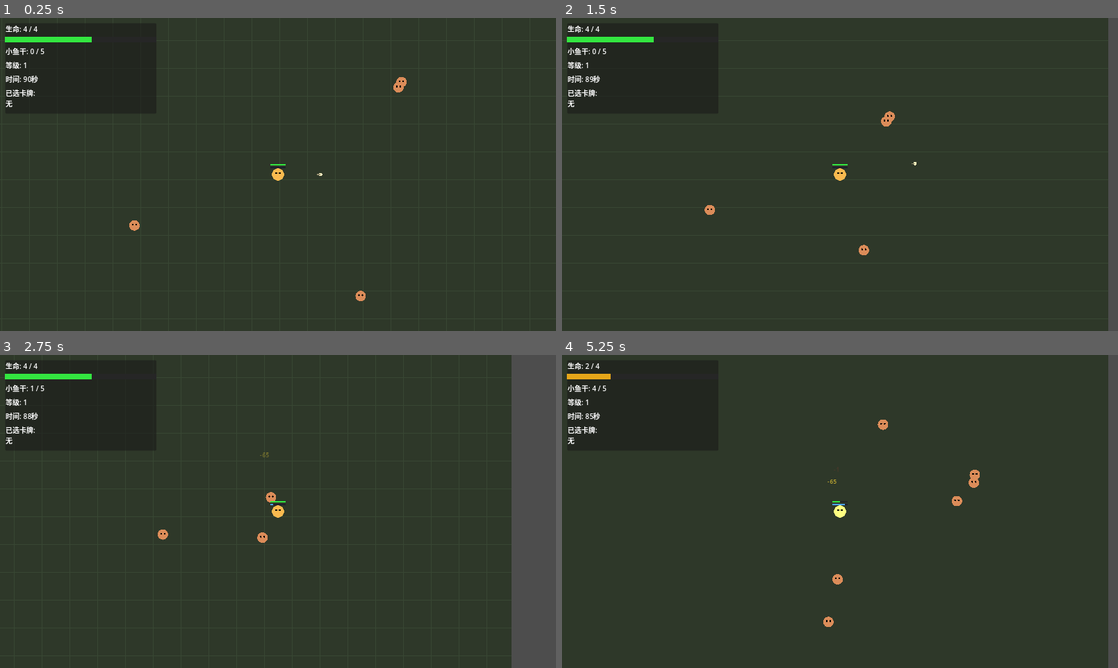
Above: before the commit, frames 1-4 (two rows, left to right).
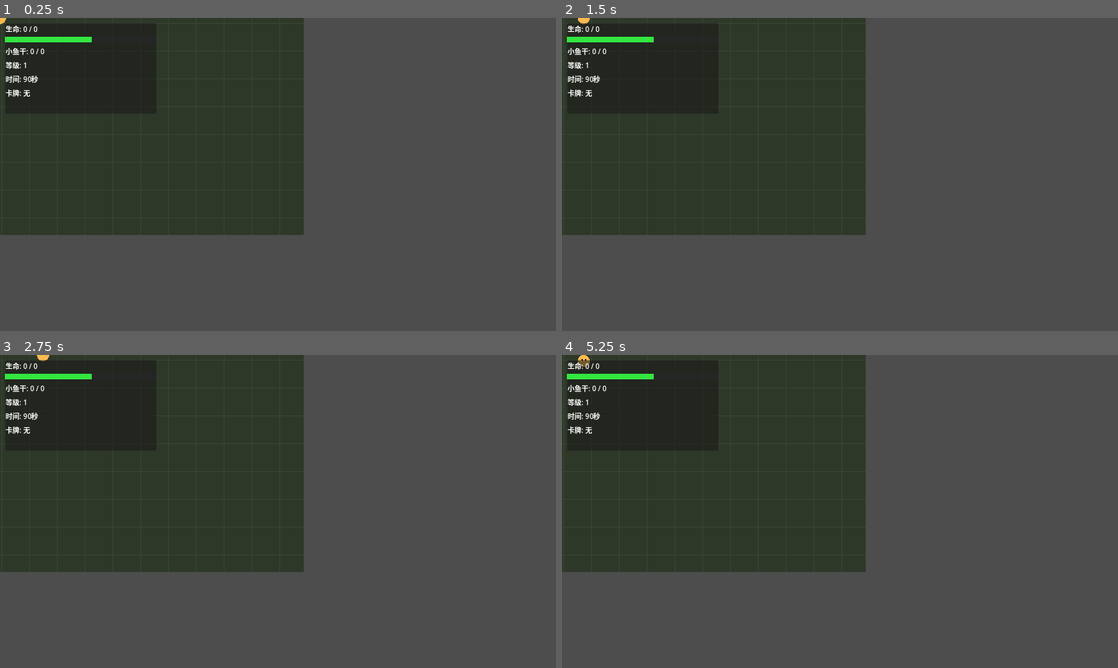
Above: after the commit, the same moments.

Repository: chriszcc1021/superMaomao
Game: Godot game, scene res://scenes/battle/BattleScene.tscn
Same seed, same stepped clock (60 frames per second), same inputs: the game is played once before the commit and once after it. This scene is started directly instead of the project's main scene.
Inputs (mouse positions are in pixels of both pictures, inside the frame that each line leads up to):
- Up to frame 1 (0.25 s): no input
- Up to frame 2 (1.5 s): tap Enter at 0.5 s; move the mouse to (962, 158) at 0.52 s; hold D 0.53-1.25 s; tap B at 0.6 s; click (962, 158) at 0.67 s; tap Space at 0.77 s; drag from (728, 190) to (840, 174) at 1.27 s
- Up to frame 3 (2.75 s): move the mouse to (333, 442) at 2.02 s; hold D from 2.03 s (still down); tap E at 2.1 s
- Up to frame 4 (5.25 s): release D at 2.75 s; drag from (812, 574) to (673, 464) at 2.77 s; move the mouse to (1006, 558) at 3.52 s; hold A 3.53-4.25 s; tap G at 3.6 s; tap Space at 3.77 s; drag from (673, 464) to (840, 511) at 4.27 s; move the mouse to (867, 511) at 5.02 s; hold S from 5.03 s (still down); tap I at 5.1 s; click (867, 511) at 5.17 s

The runs differ from the first frame. In frame 1, 62% of the frame differs, in the area x 0-100%, y 0-100%; in frame 2, 61%; in frame 3, 55%; in frame 4, 61%.
Error after the commit: Parse Error: Cannot infer the type of "dmg" variable because the value doesn't have a set type. (res://scenes/battle/BattleScene.gd:176)

Commit message:
fix: HP效果统一为%制，修复heal(value)传值bug
- immediate_hp_restore_pct/cost_pct: heal(max_hp * value) 而非 heal(value)
- immediate_hp_cost_pct: 用 take_damage() 不致死保底1HP
- regen_per_battle: value改为0.05(5%)，heal(max_hp*value)
- question_events: 自律buff desc/value更新为5%HP
- QuestionEventUI: 结果文字显示%格式

Diff:
--- a/data/question_events.gd
+++ b/data/question_events.gd
@@ -306,9 +306,9 @@
 				},
 				{
 					"label": "🚪 义正言辞离开",
-					"desc": "获得 buff「自律」：每场战斗开始时回 5 点 HP",
-					"effects": [
-						{"type": "buff_regen_per_battle", "value": 5, "label": "每场战斗开始回 5HP"},
+					"desc": "获得 buff「自律」：每场战斗开始时回 5% HP",
+					"effects": [
+						{"type": "buff_regen_per_battle", "value": 0.05, "label": "每场战斗开始回 5% HP"},
 					]
 				},
 			]
--- a/scenes/battle/BattleScene.gd
+++ b/scenes/battle/BattleScene.gd
@@ -168,18 +168,19 @@
 				_dmg_taken_modifier = 1.0 + value
 				consume_list.append(buff)
 			"immediate_hp_restore_pct":
-				# 立即回血
-				_player_cat.heal(value)
+				# 立即按最大HP百分比回血（value=0.25 → 回25%HP）
+				_player_cat.heal(_player_cat.max_hp * value)
 				consume_list.append(buff)
 			"immediate_hp_cost_pct":
-				# 立即扣血（但不致死）
-				if _player_cat.has_method("take_damage_pct"):
-					_player_cat.take_damage_pct(value)
+				# 立即按最大HP百分比扣血（不致死，最低保留1HP）
+				var dmg := _player_cat.max_hp * value
+				var safe_dmg := minf(dmg, _player_cat.current_hp - 1.0)
+				if safe_dmg > 0.0:
+					_player_cat.take_damage(safe_dmg)
 				consume_list.append(buff)
 			"regen_per_battle":
-				# 立即加血（每场战斗）
-				if _player_cat.has_method("heal"):
-					_player_cat.heal(value)
+				# 每场战斗开始回 N% HP（value=0.05 → 回5%HP）
+				_player_cat.heal(_player_cat.max_hp * value)
 			"grant_card_on_battle_start":
 				_grant_bonus_card()
 				consume_list.append(buff)
--- a/scenes/expedition/QuestionEventUI.gd
+++ b/scenes/expedition/QuestionEventUI.gd
@@ -242,7 +242,7 @@
 
 		"buff_regen_per_battle":
 			_add_expedition_buff(game_state, "regen_per_battle", value)
-			return "每场战斗开始回 %d HP" % int(value)
+			return "每场战斗开始回 %d%% HP" % int(value * 100)
 
 		"buff_immunity_next_debuff":
 			_add_expedition_buff(game_state, "immunity_next_debuff", 1.0)
